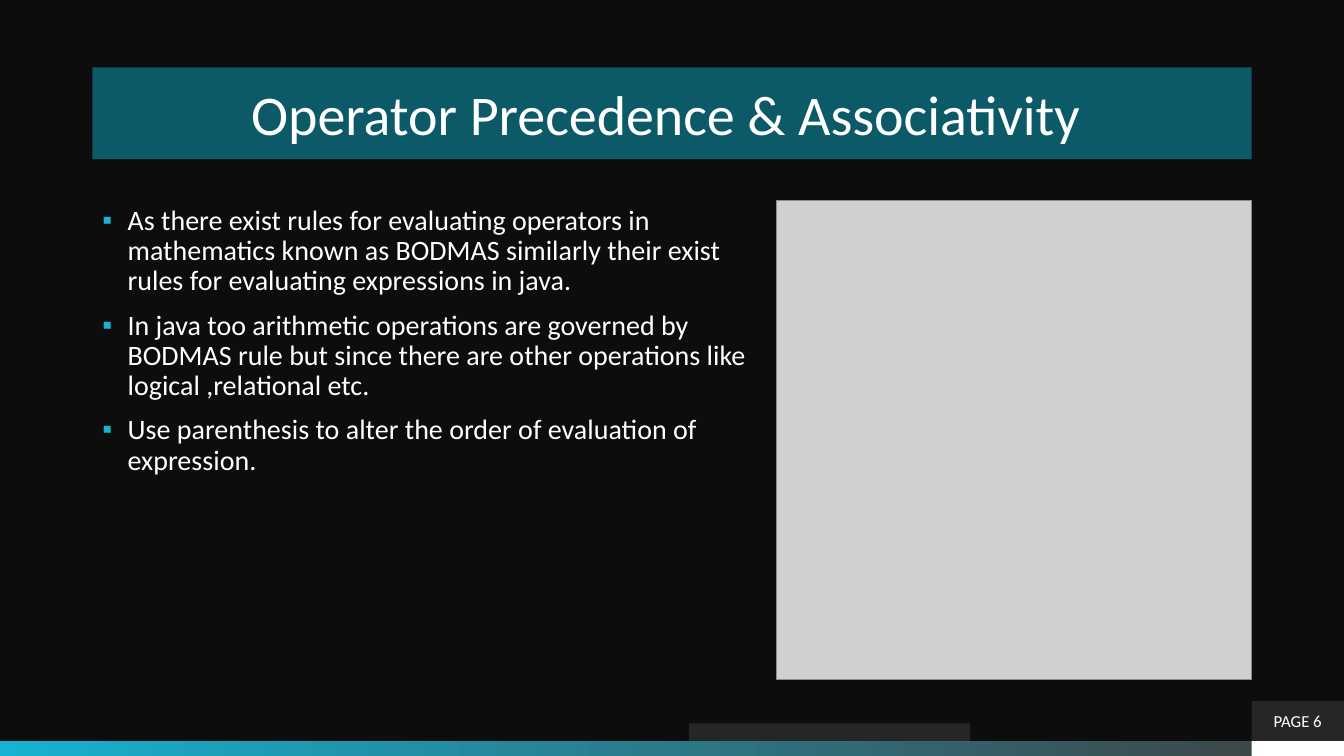
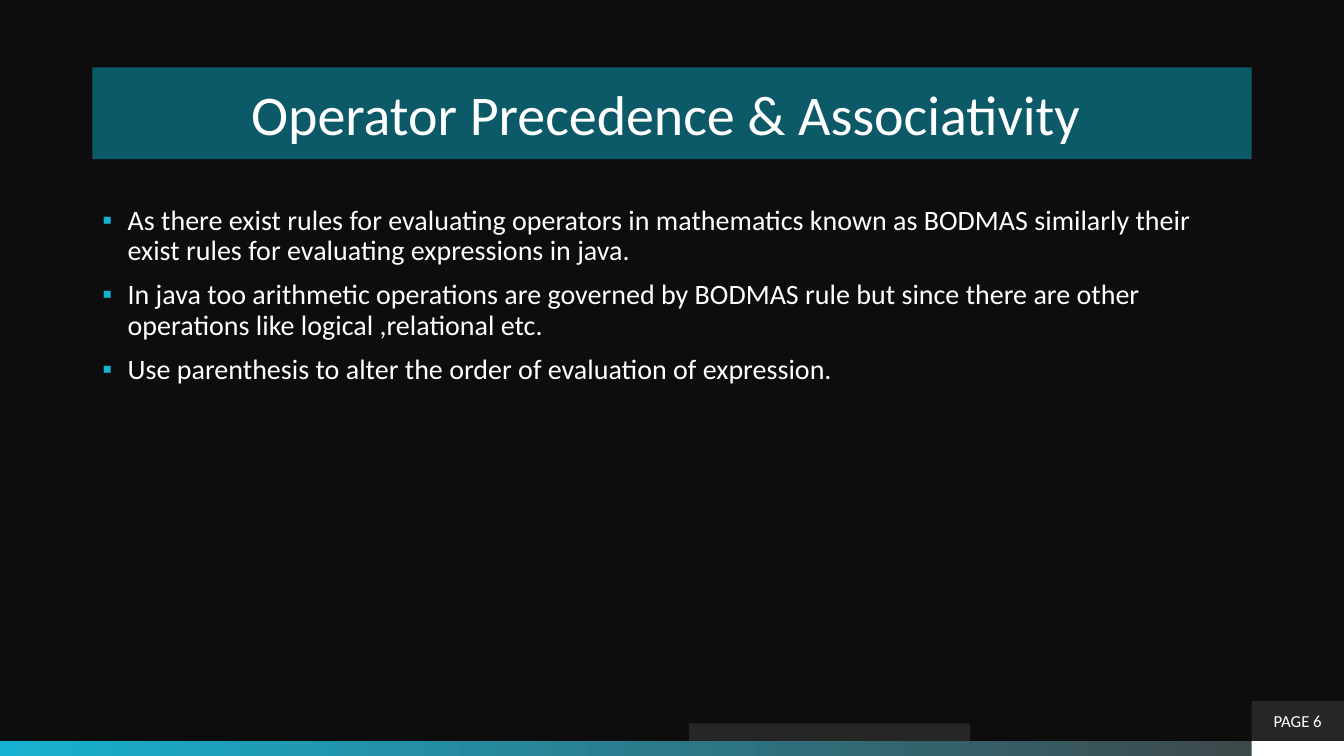
Before and after one commit to theLeonidas/Courses, a slide deck: slide 6 of courseMaterial/Objective-4-Operators & Decisions/1-Operators.pptx. Drawn at 1344x756 pixels with LibreOffice and Linux fonts; fonts in the diff are those of the drawing; grey boxes stand for pictures; background and template pictures are left out. Boxes give left, top, right and bottom in pixels: in the first picture for what was removed or moved away, otherwise in the second. Text is boxed around its words. In the diff, an @@ line names an element or a change of style, - is before the commit and + after.

```diff
--- a/courseMaterial/Objective-4-Operators & Decisions/1-Operators.pptx
+++ b/courseMaterial/Objective-4-Operators & Decisions/1-Operators.pptx
@@ text "As there exist rules for ..." rewrapped from box(128, 210, 746, 475) to box(128, 210, 1190, 384) @@
@@ picture removed at box(777, 201, 1252, 681) @@
```
Also in this commit, not shown: 4 other slides changed, 44 other files.
